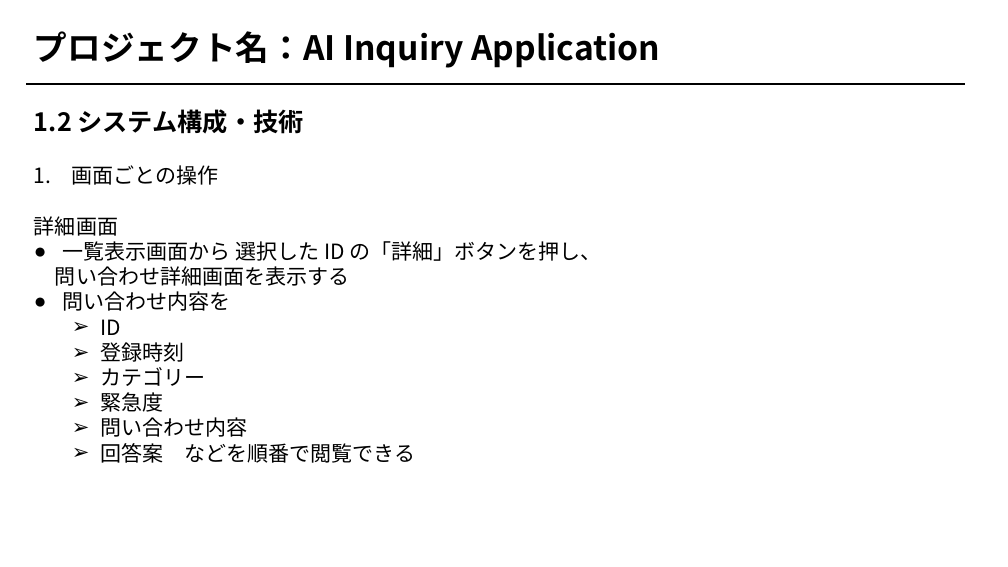
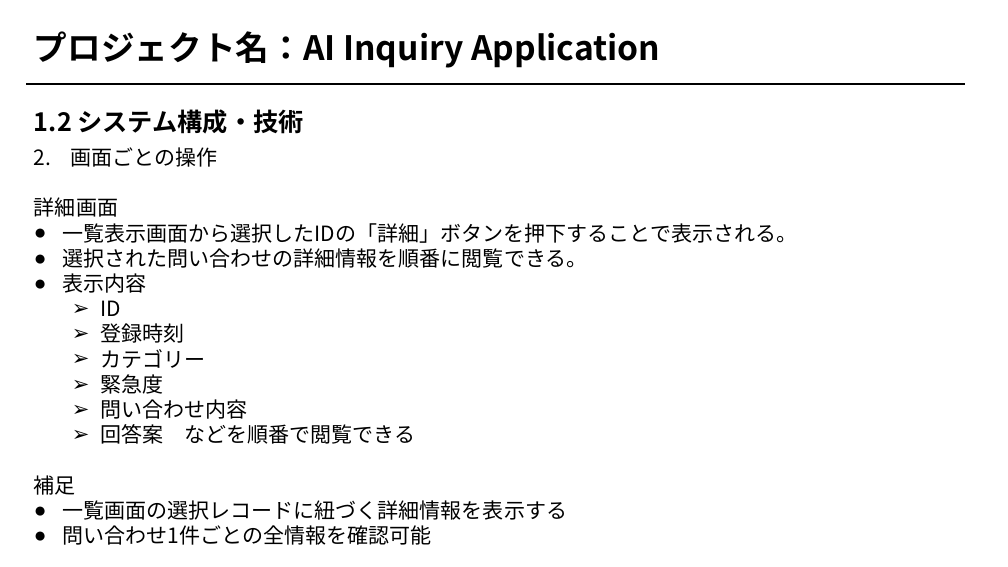
Before and after one commit to Oak-aim/ai-inquiry-application, a slide deck: slide 5 of AI 問い合わせアプリ.pptx. Drawn at 1008x567 pixels with LibreOffice and Linux fonts; fonts in the diff are those of the drawing. Boxes give left, top, right and bottom in pixels: in the first picture for what was removed or moved away, otherwise in the second. Text is boxed around its words. In the diff, an @@ line names an element or a change of style, - is before the commit and + after.

```diff
--- a/AI 問い合わせアプリ.pptx
+++ b/AI 問い合わせアプリ.pptx
@@ text "2. 画面ごとの操作": place and size @@
-text "2. 画面ごとの操作" at box(34, 165, 602, 463)
+text "2. 画面ごとの操作" at box(34, 147, 797, 545)
@@ text at box(34, 147, 217, 167): text changed @@
-1. 画面ごとの操作
+2. 画面ごとの操作
@@ text at box(62, 223, 797, 293): text changed @@
-● 一覧表示画面から 選択した ID の「詳細」ボタンを押し、
-問い合わせ詳細画面を表示する
-● 問い合わせ内容を
+● 一覧表示画面から選択したIDの「詳細」ボタンを押下することで表示される。
+● 選択された問い合わせの詳細情報を順番に閲覧できる。
+● 表示内容
@@ text at box(34, 475, 567, 545): paragraphs added @@
+補足
+● 一覧画面の選択レコードに紐づく詳細情報を表示する
+● 問い合わせ1件ごとの全情報を確認可能
```
Also in this commit, not shown: 8 other slides changed.
